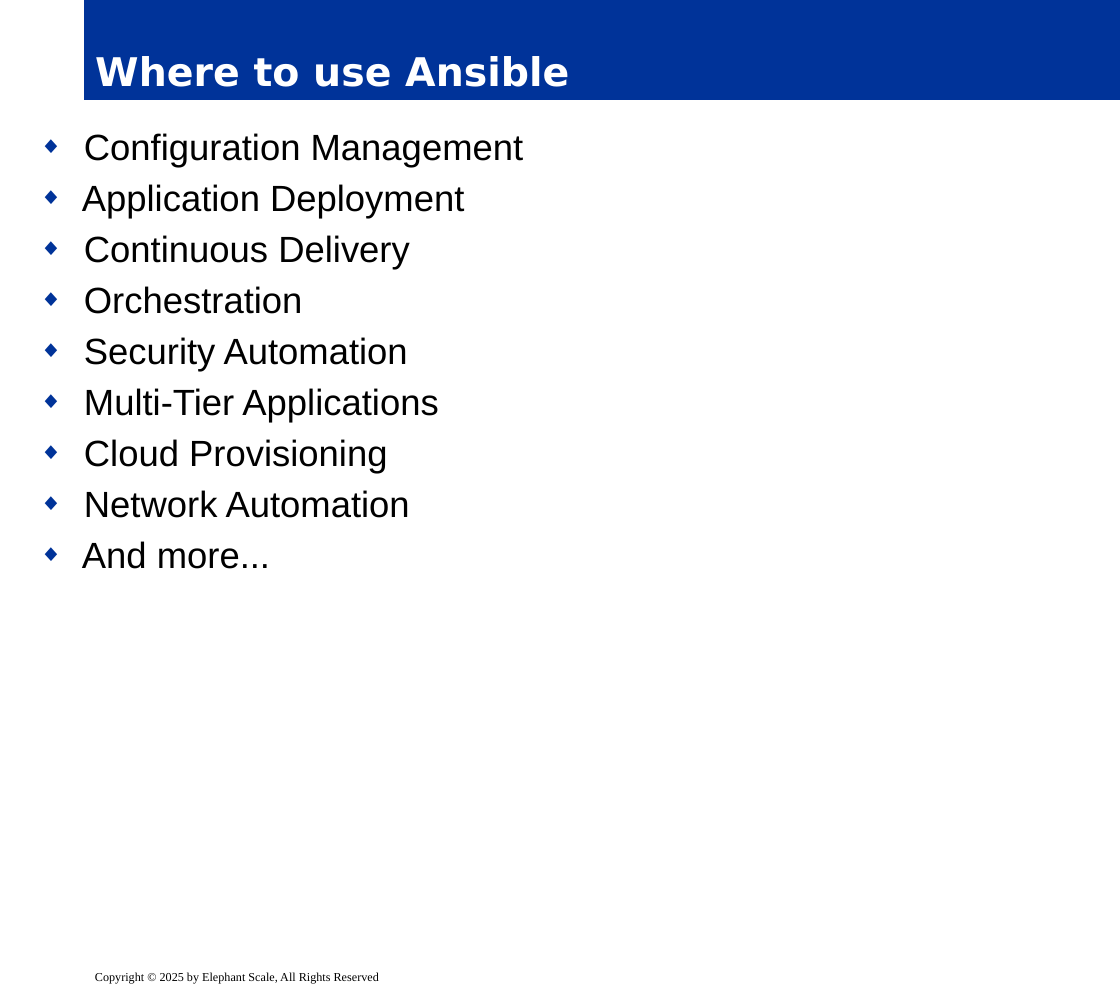
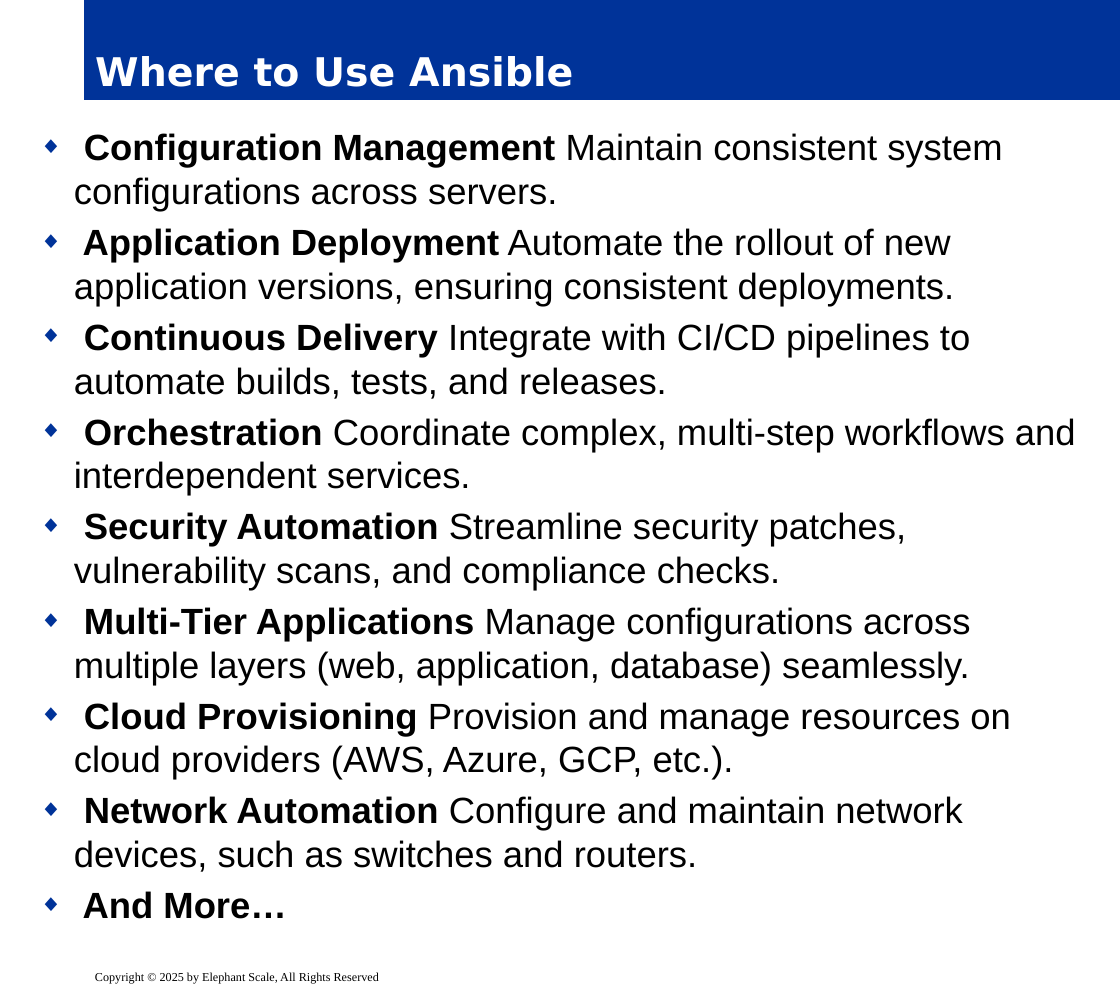
Before and after one commit to elephantscale/es-training-new, a slide deck: slide 7 of ansible/release/02__ansible-basic.pptx. Drawn at 1120x992 pixels with LibreOffice and Linux fonts; fonts in the diff are those of the drawing; background and template pictures are left out. Boxes give left, top, right and bottom in pixels: in the first picture for what was removed or moved away, otherwise in the second. Text is boxed around its words. In the diff, an @@ line names an element or a change of style, - is before the commit and + after.

```diff
--- a/ansible/release/02__ansible-basic.pptx
+++ b/ansible/release/02__ansible-basic.pptx
@@ title at bbox=[95, 56, 573, 87]: text changed @@
-Where to use Ansible
+Where to Use Ansible
@@ text at bbox=[74, 133, 1076, 919]: text changed @@
-◆ Configuration Management
-◆ Application Deployment
-◆ Continuous Delivery
-◆ Orchestration
-◆ Security Automation
-◆ Multi-Tier Applications
-◆ Cloud Provisioning
-◆ Network Automation
-◆ And more...
+◆ Configuration Management Maintain consistent system configurations across servers.
+◆ Application Deployment Automate the rollout of new application versions, ensuring consistent deployments.
+◆ Continuous Delivery Integrate with CI/CD pipelines to automate builds, tests, and releases.
+◆ Orchestration Coordinate complex, multi-step workflows and interdependent services.
+◆ Security Automation Streamline security patches, vulnerability scans, and compliance checks.
+◆ Multi-Tier Applications Manage configurations across multiple layers (web, application, database) seamlessly.
+◆ Cloud Provisioning Provision and manage resources on cloud providers (AWS, Azure, GCP, etc.).
+◆ Network Automation Configure and maintain network devices, such as switches and routers.
+◆ And More…
```
Also in this commit, not shown: 26 other slides changed, 6 other files.
